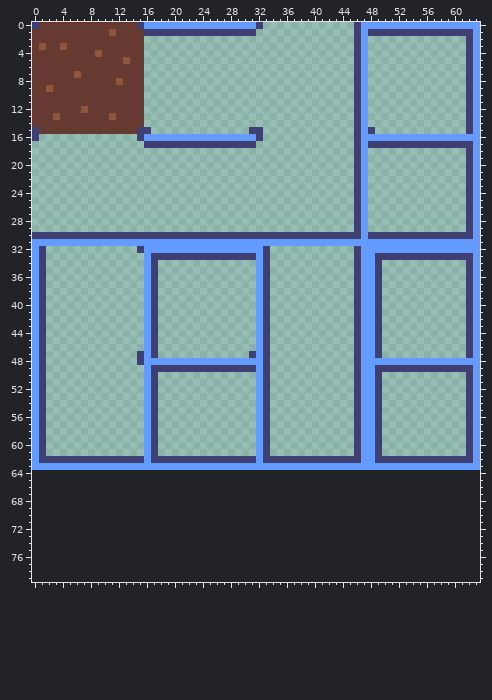
Sprite sheet -- content/tiles.png. That is the earlier state.
The file is 64x64 pixels. The old version is drawn lined up with the new one, on the new canvas.
New version:
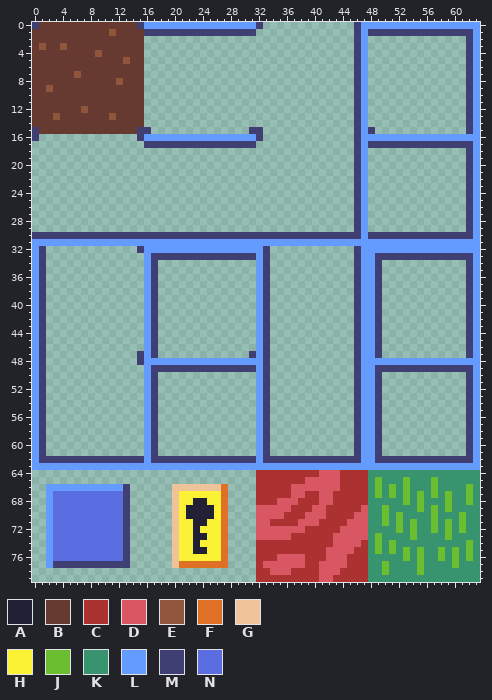
Palette (. is transparent): A #222034  B #663931  C #ac3232  D #d95763  E #8f563b  F #df7126  G #eec39a  H #fbf236  J #6abe30  K #37946e  L #639bff  M #3f3f74  N #5b6ee1
The exact change:
{"change": "canvas 64x64 -> 64x80"}
{"y":64,"x":32,"old":"................................","new":"CCCCCCCCCDDDCCCCKKKKKKKKKKKKKKKK"}
{"y":65,"x":32,"old":"................................","new":"CCCCCCCDDDDDCCCCKJKKKJKKKJKKKKKK"}
{"y":66,"x":2,"old":"............","new":"LLLLLLLLLLLM"}
{"y":66,"x":20,"old":"........","new":"GGGGGGGF"}
{"y":66,"x":32,"old":"................................","new":"CCCCCDDDDDDDCCCCKJKJKJKKKJKKKKJK"}
{"y":67,"x":2,"old":"............","new":"LNNNNNNNNNNM"}
{"y":67,"x":20,"old":"........","new":"GHHHHHHF"}
{"y":67,"x":32,"old":"................................","new":"CCCCCDDCCDDCCCCCKJKJKJKJKJKJKKJK"}
{"y":68,"x":2,"old":"............","new":"LNNNNNNNNNNM"}
{"y":68,"x":20,"old":"........","new":"GHHAAHHF"}
{"y":68,"x":32,"old":"................................","new":"CCCDDDCCCDDCCCCCKKKKKJKJKKKJKKJK"}
{"y":69,"x":2,"old":"............","new":"LNNNNNNNNNNM"}
{"y":69,"x":20,"old":"........","new":"GHAAAAHF"}
{"y":69,"x":32,"old":"................................","new":"DDDDDCCCDDCCCCCDKKJKKKKJKJKJKKKK"}
{"y":70,"x":2,"old":"............","new":"LNNNNNNNNNNM"}
{"y":70,"x":20,"old":"........","new":"GHAAAAHF"}
{"y":70,"x":32,"old":"................................","new":"DDDDCCCDDDCCCCDDKKJKJKKKKJKKKJKK"}
{"y":71,"x":2,"old":"............","new":"LNNNNNNNNNNM"}
{"y":71,"x":20,"old":"........","new":"GHHAAHHF"}
{"y":71,"x":32,"old":"................................","new":"DDCCCCDDDCCCCDDDKKJKJKJKKJKJKJKK"}
{"y":72,"x":2,"old":"............","new":"LNNNNNNNNNNM"}
{"y":72,"x":20,"old":"........","new":"GHHAHHHF"}
{"y":72,"x":32,"old":"................................","new":"DDDDDDDCCCCCDDDDKKKKJKJKKJKJKJKK"}
{"y":73,"x":2,"old":"............","new":"LNNNNNNNNNNM"}
{"y":73,"x":20,"old":"........","new":"GHHAAHHF"}
{"y":73,"x":32,"old":"................................","new":"DDDDDCCCCCCDDDDDKJKKKKJKKKKJKKKK"}
{"y":74,"x":2,"old":"............","new":"LNNNNNNNNNNM"}
{"y":74,"x":20,"old":"........","new":"GHHAHHHF"}
{"y":74,"x":32,"old":"................................","new":"CCCCCCCCCCCDDDDCKJKJKKKKKKKKKKJK"}
{"y":75,"x":2,"old":"............","new":"LNNNNNNNNNNM"}
{"y":75,"x":20,"old":"........","new":"GHHAAHHF"}
{"y":75,"x":32,"old":"................................","new":"CCCCCCCCCCDDDDCCKJKJKJKJKKJKJKJK"}
{"y":76,"x":2,"old":"............","new":"LNNNNNNNNNNM"}
{"y":76,"x":20,"old":"........","new":"GHHHHHHF"}
{"y":76,"x":32,"old":"................................","new":"CCCDDDDCCCDDDCCCKKKKKJKJKKJKJKJK"}
{"y":77,"x":2,"old":"............","new":"LMMMMMMMMMMM"}
{"y":77,"x":20,"old":"........","new":"GFFFFFFF"}
{"y":77,"x":32,"old":"................................","new":"CDDDDDDCCDDDDCCCKKJKKKKJKKKKJKKK"}
{"y":78,"x":32,"old":"................................","new":"CCDDDCCCCDDDCCCCKKJKKKKJKKKKKKKK"}
{"y":79,"x":32,"old":"................................","new":"CCCCCCCCCDDCCCCCKKKKKKKKKKKKKKKK"}
{"label":"added","picture_box":[172,470,480,582]}
{"label":"added","picture_box":[46,484,130,568]}
